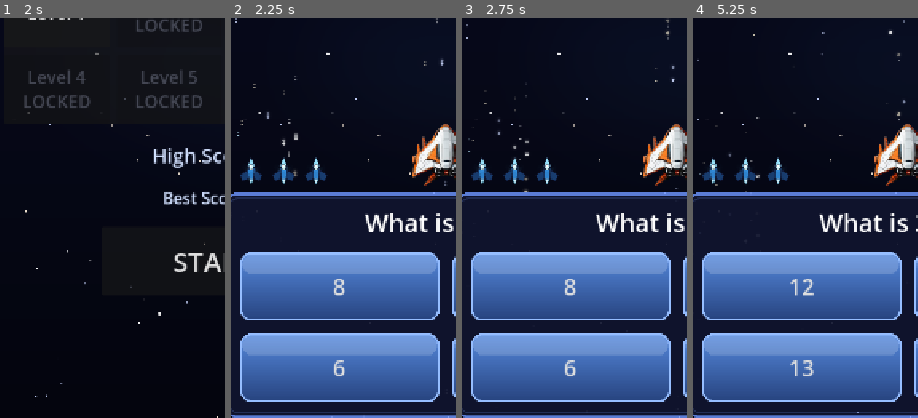
Above: before the commit, frames 1-4 (left to right).
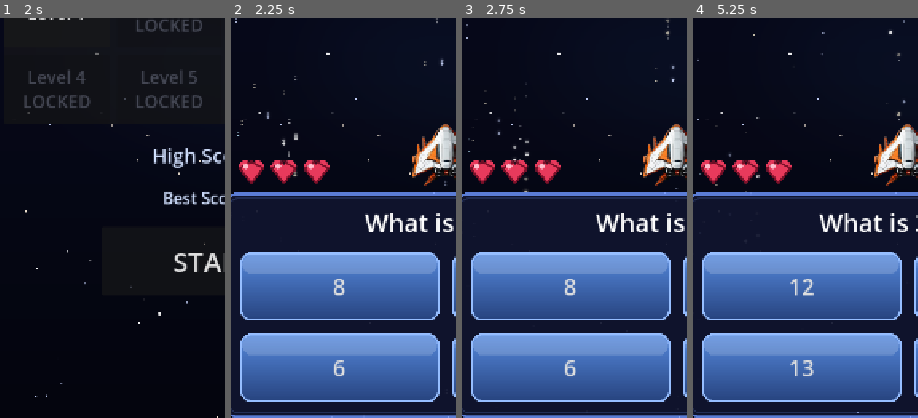
Above: after the commit, the same moments.

Repository: rajeshja/Math-Invaders-SDD
Game: Godot game, scene res://scenes/splash_screen.tscn
The game is run twice, just before and just after one commit, with the same random seed, the same clock (stepped at 60 frames per second) and the same inputs. Sound files missing from this copy of the repository are replaced by a short silence.
Inputs (mouse positions are % of the whole screen's width and height, from its top left):
- Up to frame 1 (2 s): tap Enter at 0.5 s; move the mouse to (72, 45) at 0.52 s; hold Shift 0.53-1.25 s; click (72, 45) at 0.67 s; click (50, 35) at 1.27 s; type "Alex" at 1.35 s
- Up to frame 2 (2.25 s): click "Level 1" at 2 s
- Up to frame 3 (2.75 s): no input
- Up to frame 4 (5.25 s): click "8" at 2.75 s; click "18" at 3.5 s; click "12" at 4.25 s; click "Play Again" at 5 s
The pictures show only the part of the screen within x 2-52%, y 50-100%; the shares and areas given below are measured in that part.

Frame 1 is identical in both runs. In frame 2, 1.6% of the frame differs, in the area x 3-44%, y 34-42%; in frame 3, 1.6%; in frame 4, 1.6%.

Commit message:
Changed life icon to heart icon.

Diff:
--- a/scripts/hud.gd
+++ b/scripts/hud.gd
@@ -5,7 +5,7 @@
 class_name Hud
 extends CanvasLayer
 
-const LIFE_ICON: Texture2D = preload("res://assets/images/ui/life_icon.png")
+const LIFE_ICON: Texture2D = preload("res://assets/images/ui/heart_icon.png")
 
 ## Phase 10 FR9.7: when time_remaining drops to this many seconds or less,
 ## TimeLabel pulses red with a per-second tick. A code constant (NOT a
